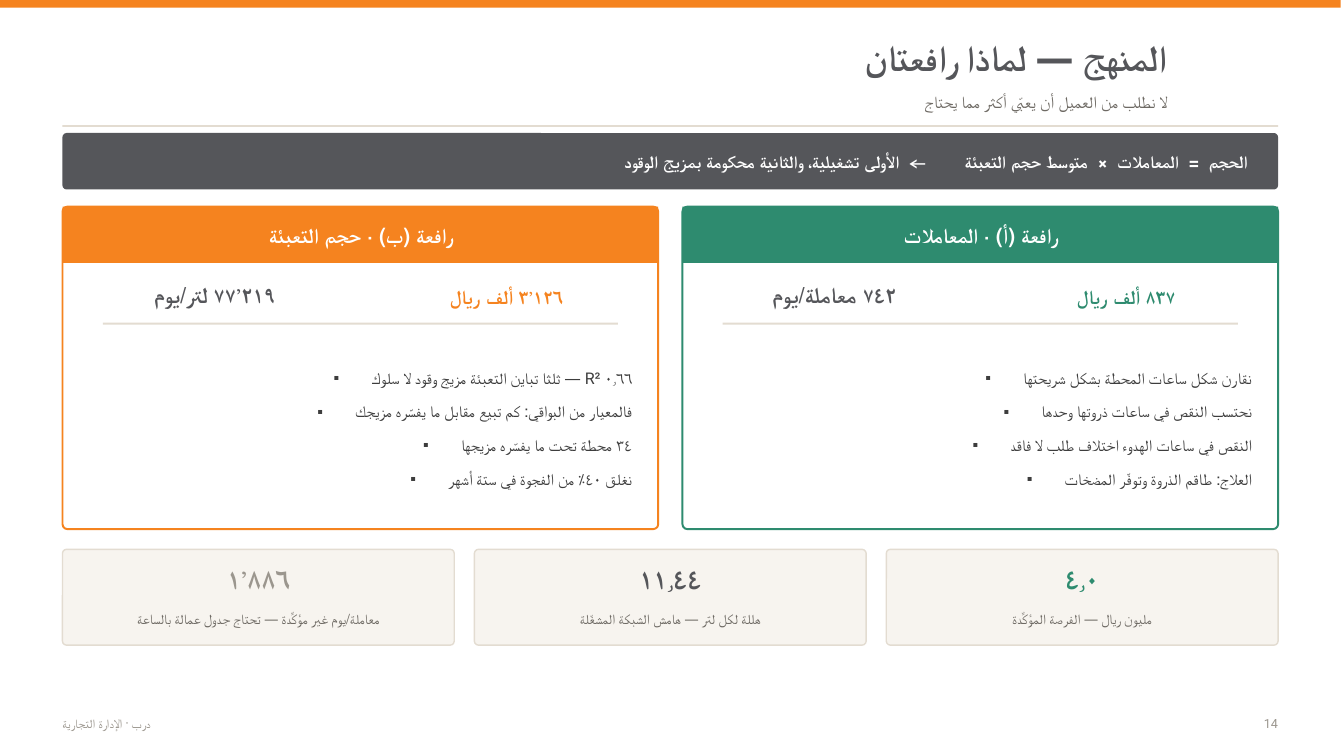
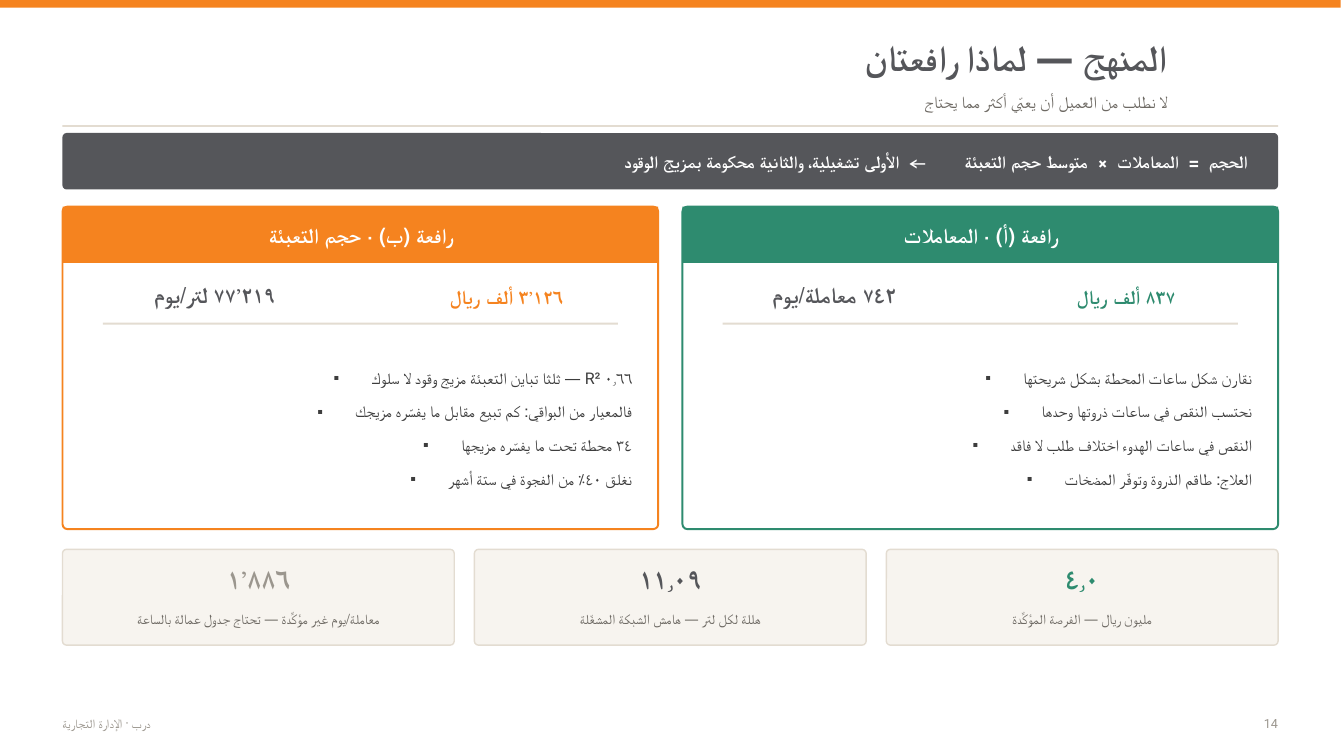
Before and after one commit to darbstations/khadija, a slide deck: slide 19 of docs/عرض-تحليل-المنافذ-وخطة-المبيعات.pptx. Drawn at 1344x756 pixels with LibreOffice and Linux fonts; fonts in the diff are those of the drawing. Boxes give left, top, right and bottom in pixels: in the first picture for what was removed or moved away, otherwise in the second. Text is boxed around its words. In the diff, an @@ line names an element or a change of style, - is before the commit and + after.

```diff
--- a/docs/عرض-تحليل-المنافذ-وخطة-المبيعات.pptx
+++ b/docs/عرض-تحليل-المنافذ-وخطة-المبيعات.pptx
@@ text at [639,571,701,592]: text changed @@
-١١٫٤٤
+١١٫٠٩
```
Also in this commit, not shown: 6 other slides changed, 5 other files.
